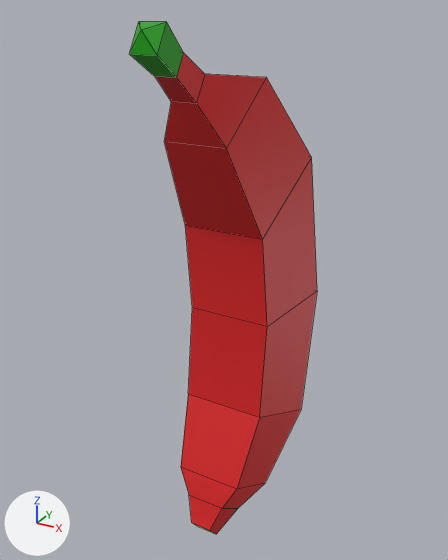
An edit to the FBX model Assets/Models/banana.fbx, drawn before and after from the same camera.
Rendered twice from a camera (50 mm lens) standing at (5.02, -16.5, 5.74) and looking at (-0.08, -7.21, 1.1). The axes (+X, +Y, +Z) are drawn at lower left. The lights are the same throughout. Mesh edges are drawn as thin lines. Where no turn or scale is listed for an object, it has been applied to the vertices.

Objects in the first picture: 'Banana_01'.
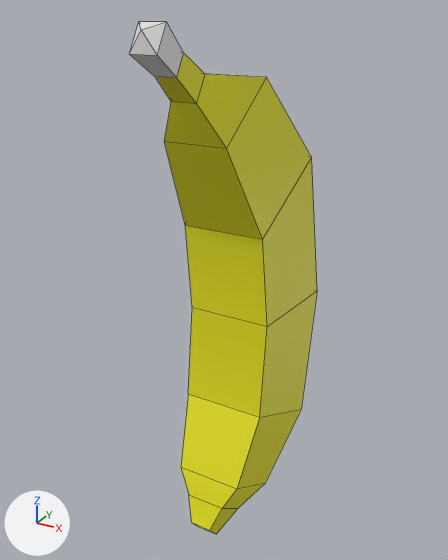
Diff of the bpy script that builds the scene:
```diff
--- a/Assets/Models/banana.fbx.py
+++ b/Assets/Models/banana.fbx.py
@@ mat_material_003 @@
+mat_material_003 = principled_material('Material.003')
+mat_material_003.base_color = (0.8, 0.8, 0.8)  # white #e7e7e7
@@ mat_material_002 @@
+mat_material_002 = principled_material('Material.002')
+mat_material_002.base_color = (0.8, 0.765, 0.00927)  # yellow #e7e318
@@ me_banana_01 @@
 me_banana_01.from_pydata(...)  # 41 vertices, 41 faces; spans x -1.04..1.04, y -3.54..0.78, z -4.22..5.57
 # used by ob_banana_01; location = (0.0, -6.0, 0.0)
+# me_banana_01 part 1: 32 of the faces centred in x -0.93..0.93, y -2.8..0.52, z -4.07..5.02 switch from mat_material_001 (picture img_tomatoes_shop_png) to mat_material_002 (yellow #e7e318)
+# me_banana_01 part 2: all 8 faces centred in x -0.2..0.2, y -3.53..-3.06, z 5.02..5.54 switch from mat_material_001 (picture img_tomatoes_shop_png) to mat_material_003 (white #e7e7e7)
```

Pixel boxes [x1, y1, x2, y2] of what changed, in the pictures (448 x 560 px):
part 1 of me_banana_01, recoloured (red to yellow)
    both: [156, 53, 317, 534]
part 2 of me_banana_01, recoloured (green to grey)
    both: [130, 22, 184, 78]
